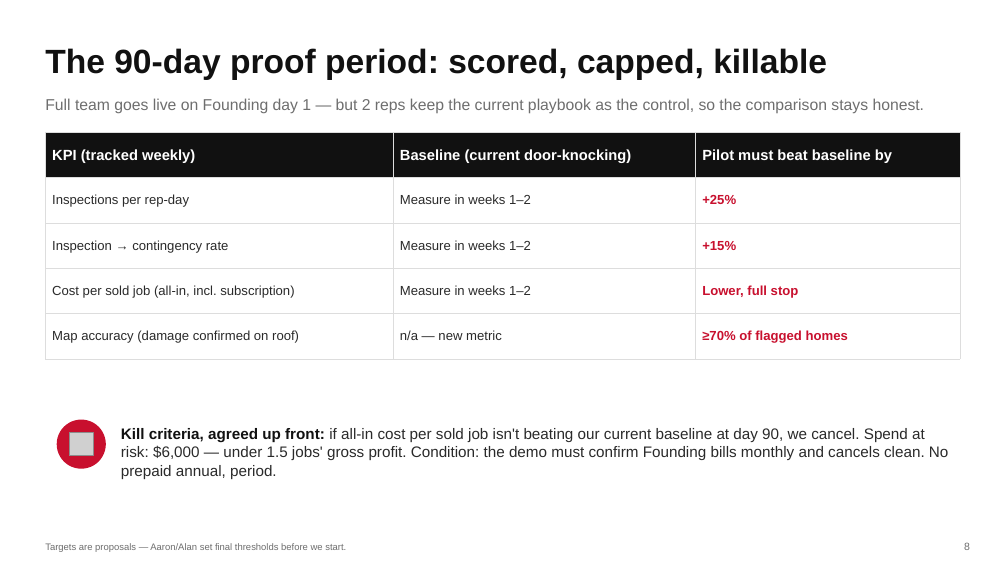
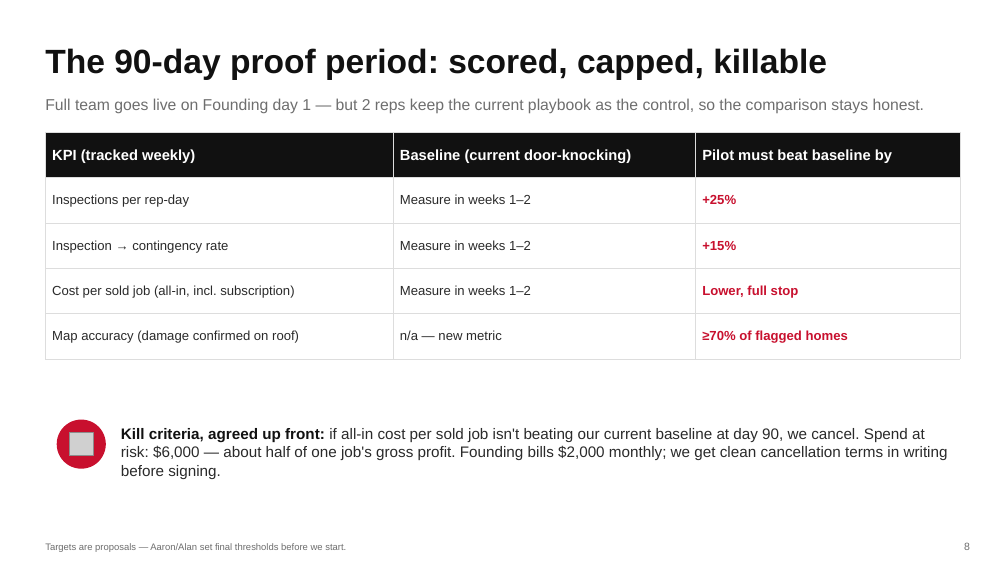
Before and after one commit to DommyD26/roofing-site-template, a slide deck: slide 8 of pitch/Storm-Scout-Pitch.pptx. Drawn at 1008x567 pixels with LibreOffice and Linux fonts; fonts in the diff are those of the drawing; grey boxes stand for pictures. Boxes give left, top, right and bottom in pixels: in the first picture for what was removed or moved away, otherwise in the second. Text is boxed around its words. In the diff, an @@ line names an element or a change of style, - is before the commit and + after.

```diff
--- a/pitch/Storm-Scout-Pitch.pptx
+++ b/pitch/Storm-Scout-Pitch.pptx
@@ text at [121, 428, 948, 479]: text changed @@
-Kill criteria, agreed up front: if all-in cost per sold job isn't beating our current baseline at day 90, we cancel. Spend at risk: $6,000 — under 1.5 jobs' gross profit. Condition: the demo must confirm Founding bills monthly and cancels clean. No prepaid annual, period.
+Kill criteria, agreed up front: if all-in cost per sold job isn't beating our current baseline at day 90, we cancel. Spend at risk: $6,000 — about half of one job's gross profit. Founding bills $2,000 monthly; we get clean cancellation terms in writing before signing.
```
Also in this commit, not shown: 4 other slides changed, 1 other file.
